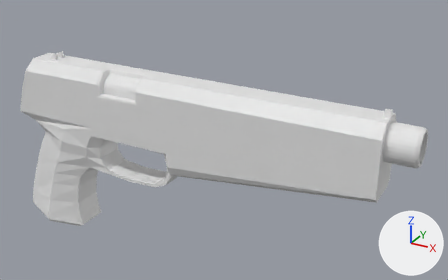
The Blender file Assets/BlendFiles/Weapons/Pistol1/Pistol1.blend, before and after one commit.
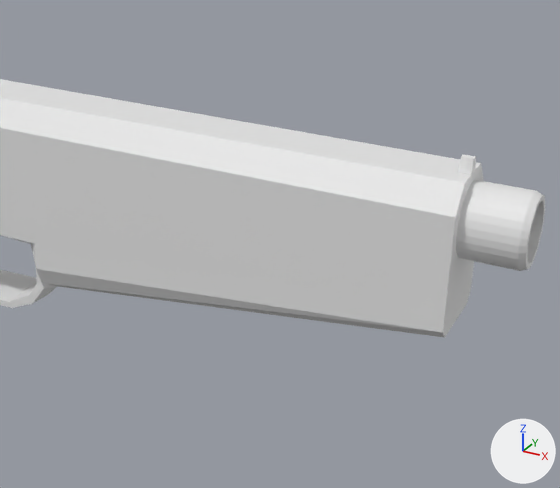
Old and new are each drawn whole from a 50 mm camera at (3.56, -6.05, 3.41) aimed at (0.06, 0.33, 0.22) and again close up on the part from 33% to 97% of the width and 10% to 100% of the height. The axes (+X, +Y, +Z) are drawn at lower right. The lights are the same throughout.

The first close-up shows 'Cylinder', 'Handle_Barrel', 'Slide'.
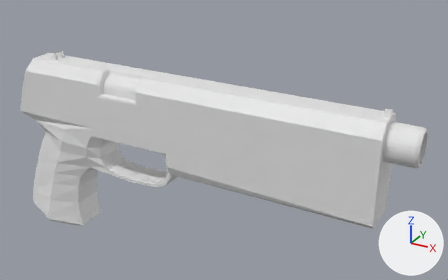
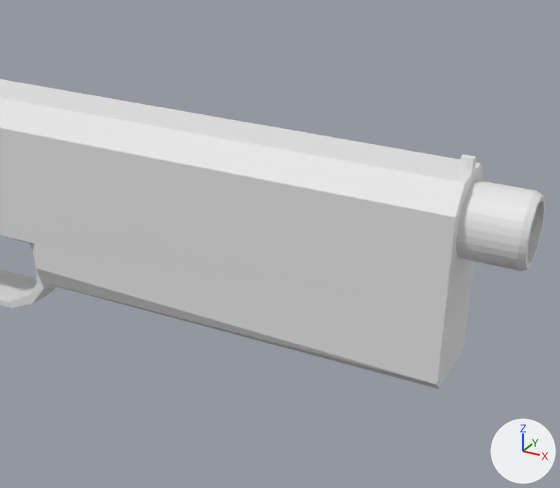
Where the change shows, as pixel boxes [x1, y1, x2, y2] in the close-ups (560 x 488 px; the box of a moved part takes in the faces that stretch with it):
'Handle_Barrel', reshaped
    before: [0, 166, 474, 338]
    after: [0, 166, 474, 389]
part 1 of me_cylinder, moved or reshaped
    before: [40, 245, 473, 338]
    after: [40, 245, 473, 389]

Edits to the bpy script that builds the scene:
```text
Change me_cylinder:
    where me_cylinder.from_pydata(...)  # 198 vertices, 180 faces, 1 loose edge; spans x -3.41..7.43, y -1.97..1.97, z -1.22..0.9
    used by ob_handle_barrel; location = (0.0, 0.0, 0.0); rotation_euler = (0.0, 1.571, 0.0), in degrees (0, 90, 0); scale = (0.187, 0.187, 2.45)
    before: 11 (-1.47, -1.5, 0.9) at pixel (443, 323), 50 (-0.85, 0.0, 0.9) at pixel (456, 320), 56 (-1.47, 0.0, 0.9) at pixel (458, 301), 86 (-1.17, -1.5, 0.9) at pixel (442, 332), 87 (-0.85, -1.18, 0.9) at pixel (444, 337)
    before: 129 (-1.47, 1.5, 0.9) at pixel (471, 281), 171 (-1.17, 1.5, 0.9) at pixel (470, 290), 172 (-0.85, 1.18, 0.9) at pixel (466, 304)
    me_cylinder part 1
    add for i in [50, 86, 87, 171, 172]: me_cylinder.vertices[i].co += Vector((1.74, 0.0, 0.0))
    add for i in [11, 56, 129]: me_cylinder.vertices[i].co += Vector((0.39, 0.0, 0.0))
```
